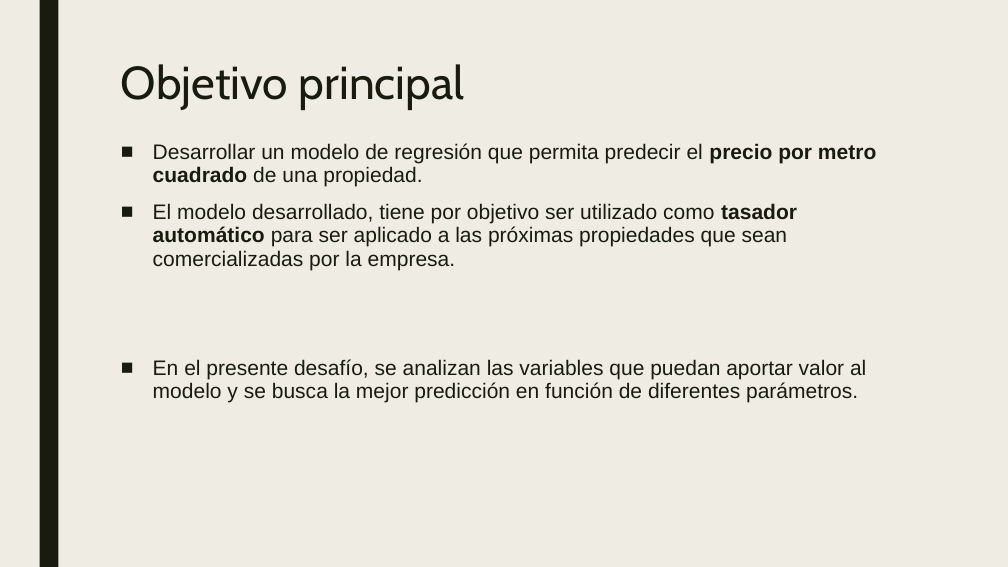
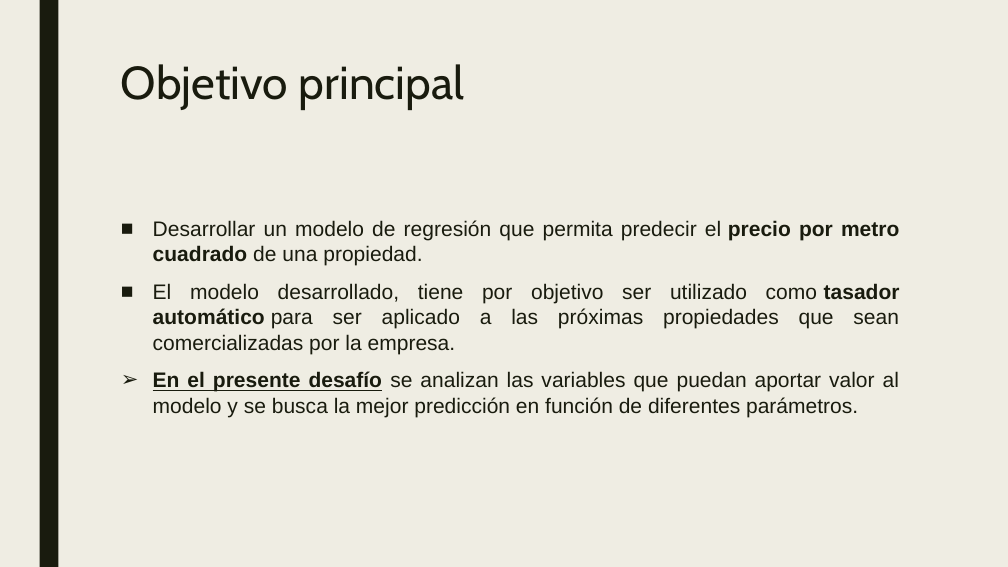
Before and after one commit to varelapablos/Desafio1-G3, a slide deck: slide 2 of Presentación - Desafio 2 - Regresión Lineal Properati.pptx. Drawn at 1008x567 pixels with LibreOffice and Linux fonts; fonts in the diff are those of the drawing. Boxes give left, top, right and bottom in pixels: in the first picture for what was removed or moved away, otherwise in the second. Text is boxed around its words. In the diff, an @@ line names an element or a change of style, - is before the commit and + after.

```diff
--- a/Presentación - Desafio 2 - Regresión Lineal Properati.pptx
+++ b/Presentación - Desafio 2 - Regresión Lineal Properati.pptx
@@ text at (x1=153, y1=220, x2=900, y2=354): alignment left to justified; line spacing 0.94 to 1 @@
@@ text at (x1=153, y1=371, x2=899, y2=417): text changed @@
-■ En el presente desafío, se analizan las variables que puedan aportar valor al modelo y se busca la mejor predicción en función de diferentes parámetros.
+➢ En el presente desafío se analizan las variables que puedan aportar valor al modelo y se busca la mejor predicción en función de diferentes parámetros.
```
Also in this commit, not shown: 11 other slides changed, 3 slides added, 4 slides removed, 1 other file.
